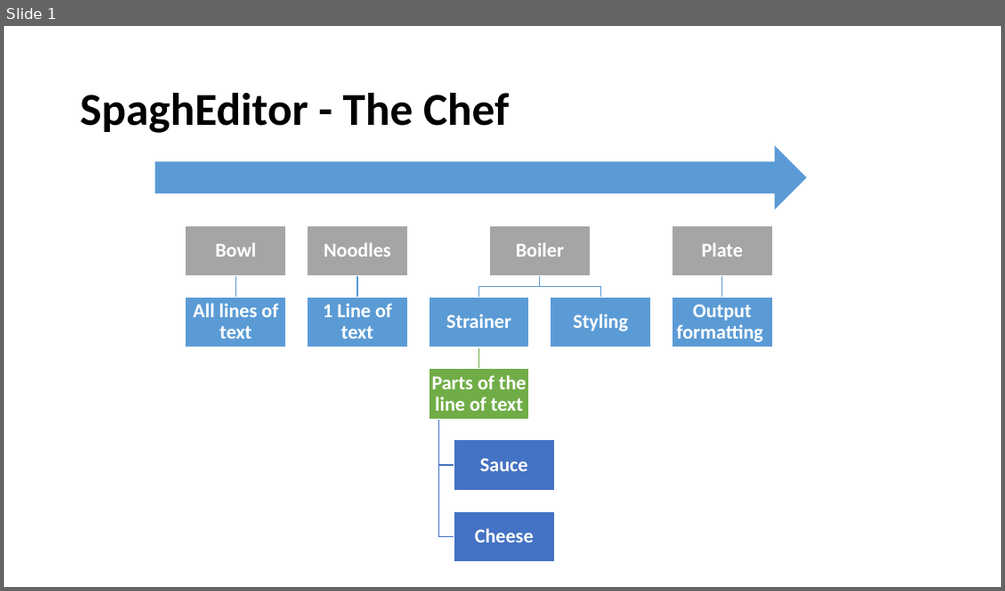
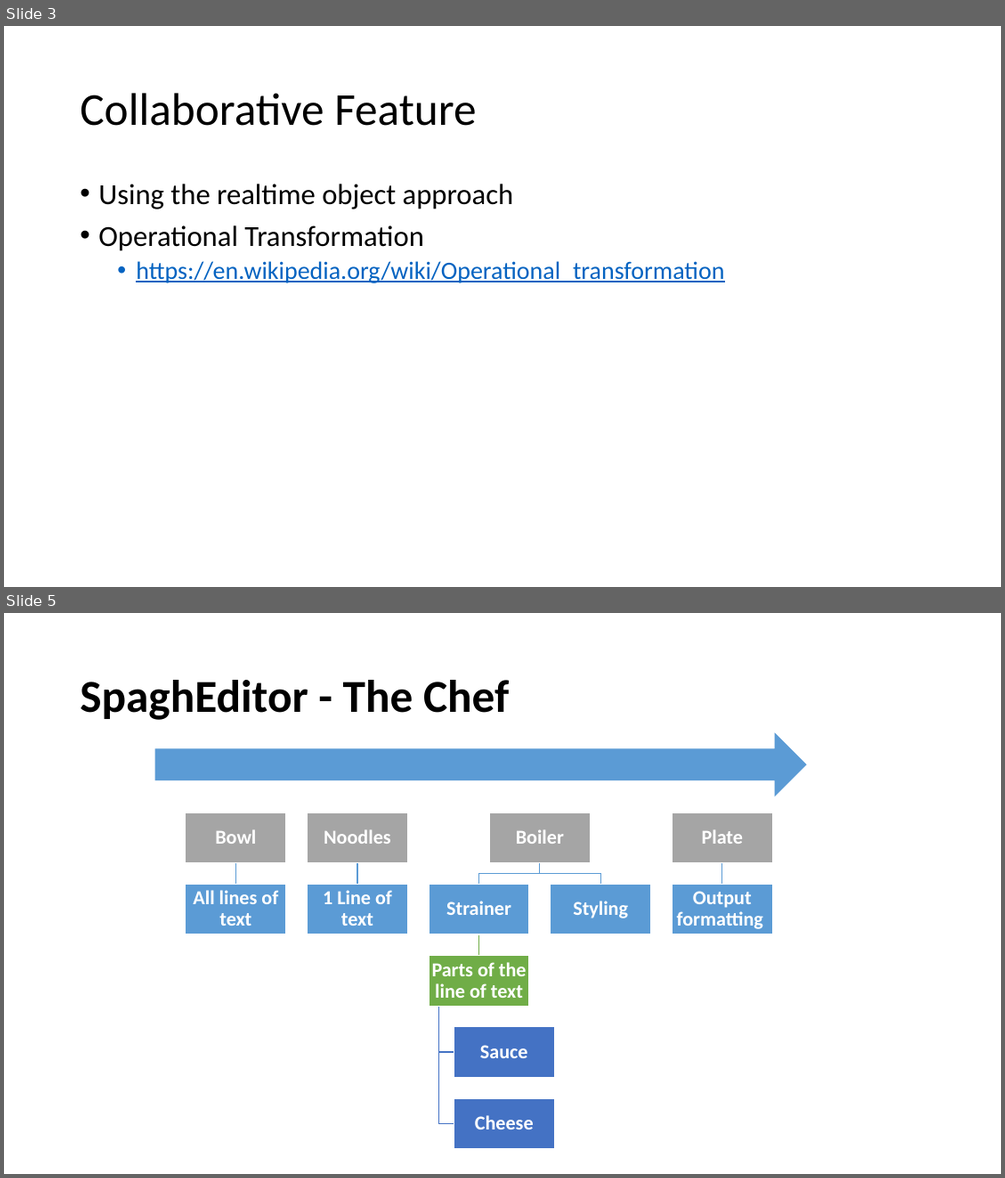
Before and after one commit to ctrachte/SpaghEditor, a slide deck: Process.pptx. Shown one above the other, each under a label of ours: slide 1 before the commit, slides 3 and 5 after it; the slides between them are not shown. The pictures are 1005x591 and 1005x1178 pixels, drawn with LibreOffice and Linux fonts; fonts in the diff are those of the drawing. Boxes give left, top, right and bottom in pixels: in the first picture for what was removed or moved away, otherwise in the second. Text is boxed around its words. In the diff, an @@ line names an element or a change of style, - is before the commit and + after.

```diff
--- a/Process.pptx
+++ b/Process.pptx
@@ slide 3 added at [4, 26, 1001, 587], background #FFFFFF @@
@@ title added at [80, 93, 476, 126], 44 pt, text #000000 @@
+Collaborative Feature
@@ text added at [98, 184, 724, 283], 24 pt, text #0563C1, underline @@
+• Using the realtime object approach
+• Operational Transformation
+  • https://en.wikipedia.org/wiki/Operational_transformation
@@ what was slide 1 is now slide 5 @@
```
Also in this commit, not shown: 3 other slides added, 4 other files.
